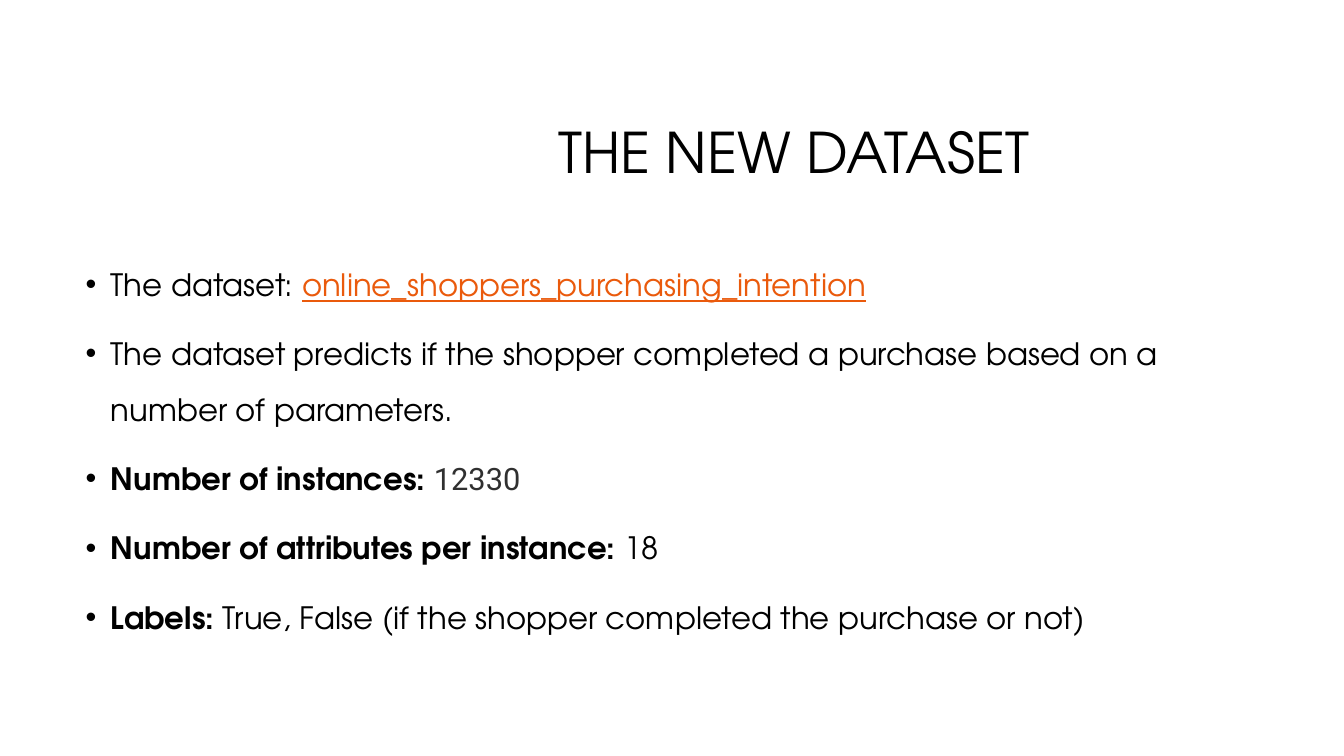
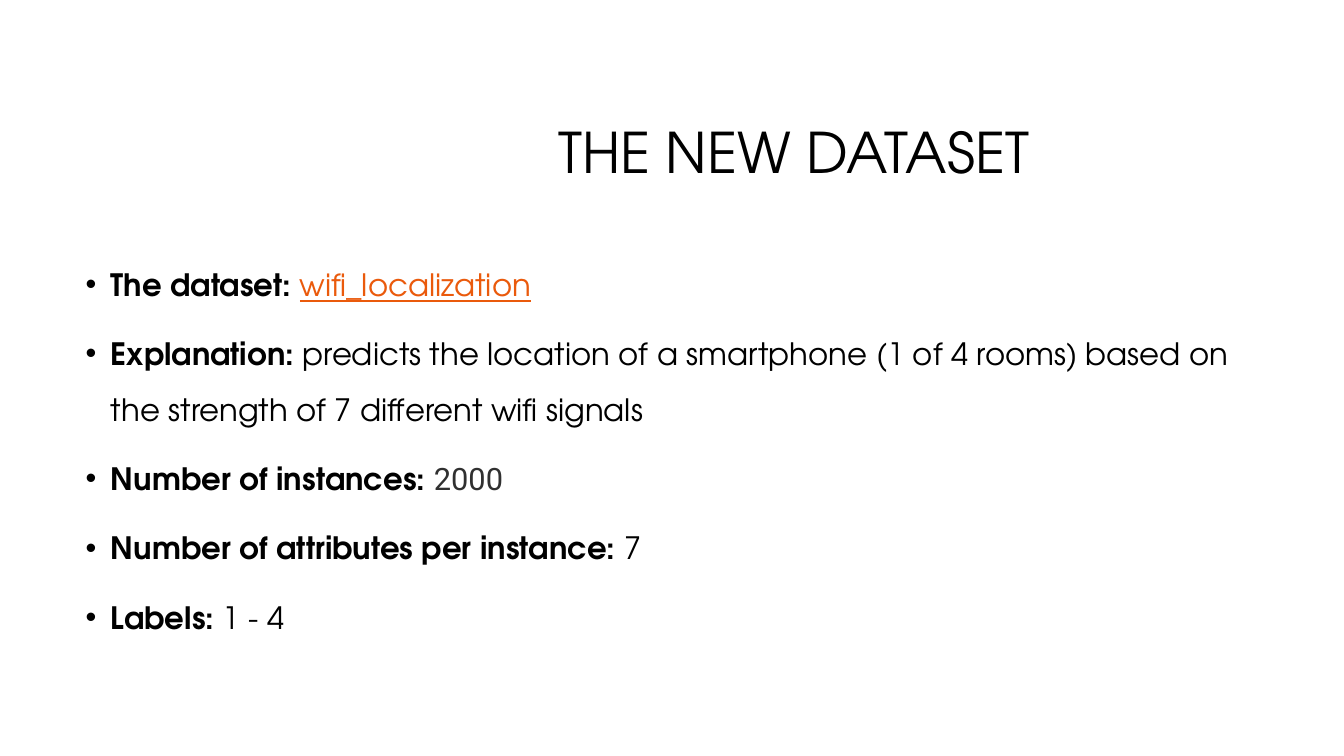
Before and after one commit to nivyosef12/Data-Analysis-Learning-with-Explanations, a slide deck: slide 9 of data_analysis_presentation_206100968_311128847.pptx (slide 8 before the commit). Drawn at 1344x756 pixels with LibreOffice and Linux fonts; fonts in the diff are those of the drawing; background and template pictures are left out. Boxes give left, top, right and bottom in pixels: in the first picture for what was removed or moved away, otherwise in the second. Text is boxed around its words. In the diff, an @@ line names an element or a change of style, - is before the commit and + after.

```diff
--- a/data_analysis_presentation_206100968_311128847.pptx
+++ b/data_analysis_presentation_206100968_311128847.pptx
@@ text at (x1=111, y1=273, x2=1228, y2=630): text changed @@
-• The dataset: online_shoppers_purchasing_intention
-• The dataset predicts if the shopper completed a purchase based on a number of parameters.
-• Number of instances: 12330
-• Number of attributes per instance: 18
-• Labels: True, False (if the shopper completed the purchase or not)
+• The dataset: wifi_localization
+• Explanation: predicts the location of a smartphone (1 of 4 rooms) based on the strength of 7 different wifi signals
+• Number of instances: 2000
+• Number of attributes per instance: 7
+• Labels: 1 - 4
```
Also in this commit, not shown: 4 other slides changed, 7 slides added, 1 slide removed.
